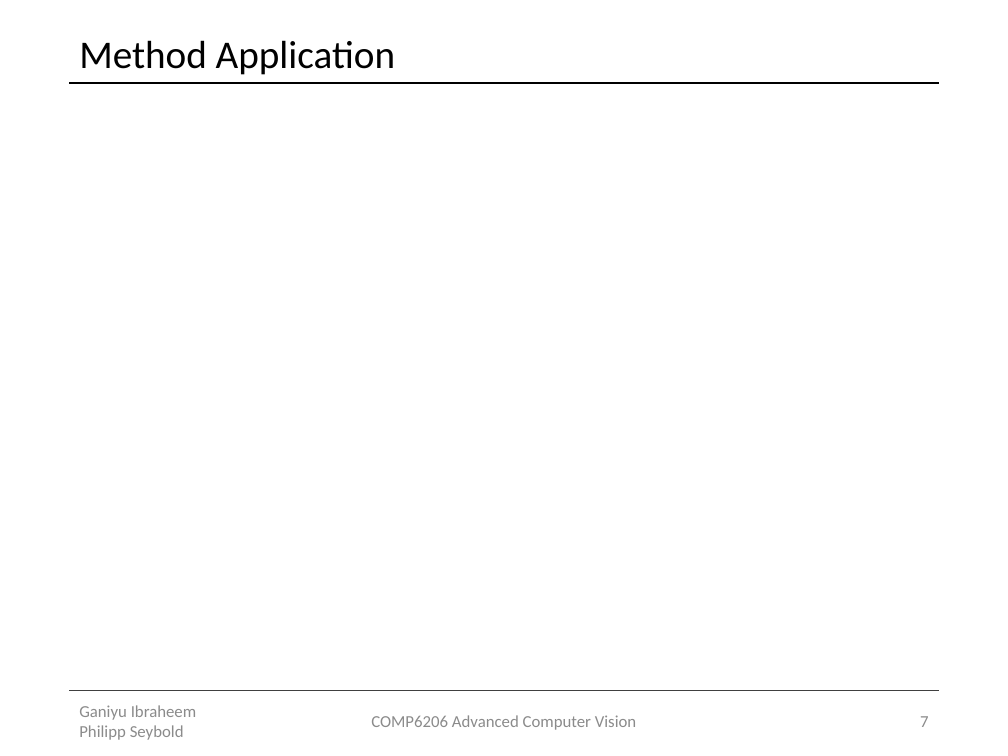
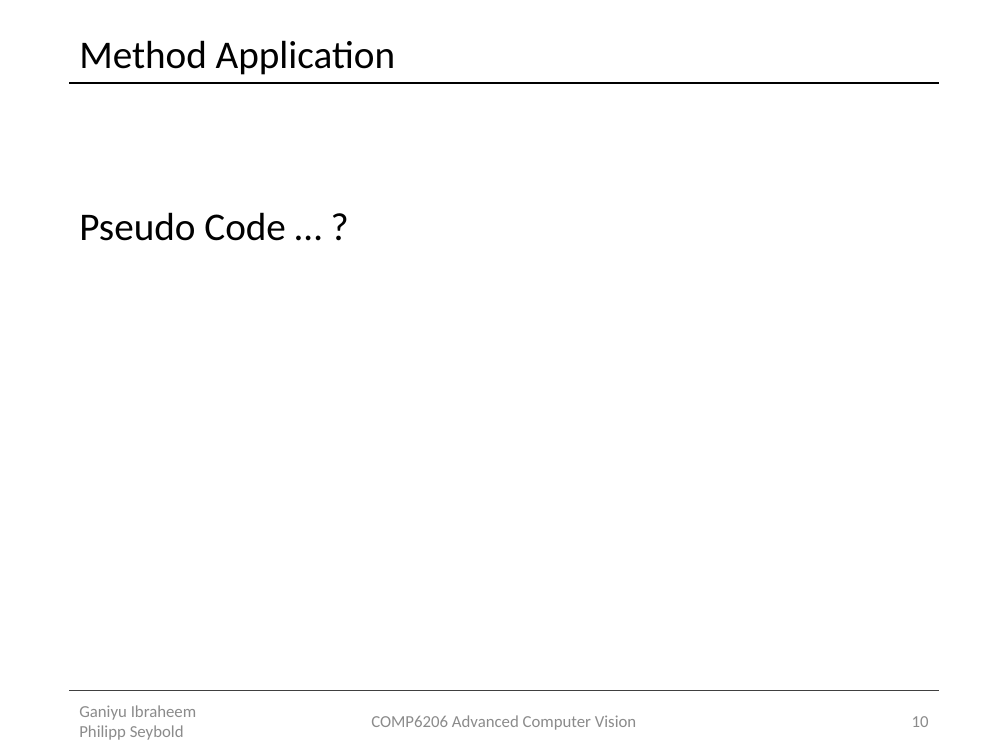
Before and after one commit to Lxrd-AJ/ForceFieldTransforms, a slide deck: slide 10 of Force Field Transformation.pptx (slide 7 before the commit). Drawn at 1008x756 pixels with LibreOffice and Linux fonts; fonts in the diff are those of the drawing; grey boxes stand for pictures. Boxes give left, top, right and bottom in pixels: in the first picture for what was removed or moved away, otherwise in the second. Text is boxed around its words. In the diff, an @@ line names an element or a change of style, - is before the commit and + after.

```diff
--- a/Force Field Transformation.pptx
+++ b/Force Field Transformation.pptx
@@ text added at (79,212,286,241), 28 pt, text #000000 @@
+Pseudo Code … ?
@@ page number at (912,716,929,727): text changed @@
-7
+10
```
Also in this commit, not shown: 3 other slides changed, 3 slides added.
